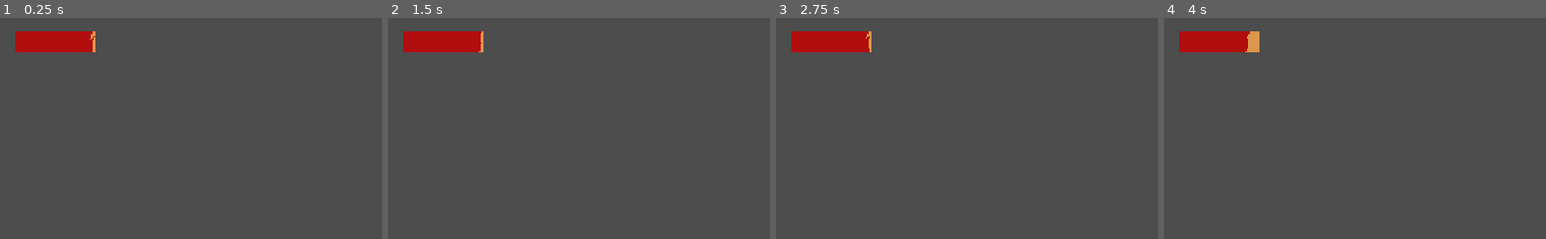
Above: before the commit, frames 1-4 (left to right).
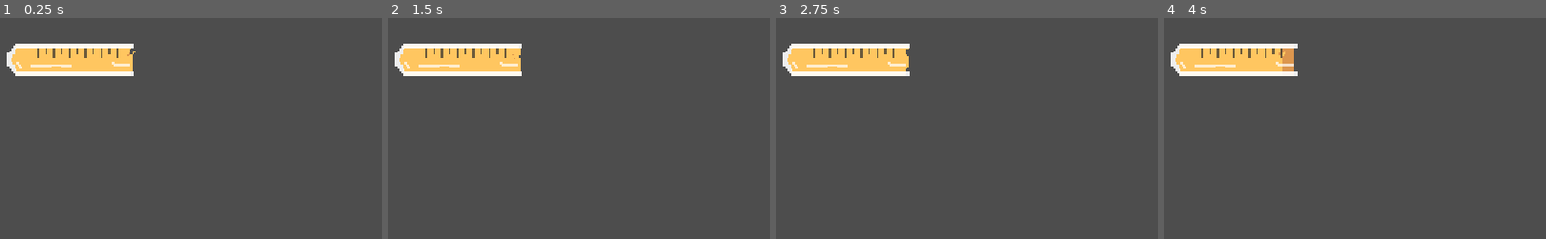
Above: after the commit, the same moments.

Repository: Yaheeha-Baheeha/rock-hard
Game: Godot game, scene res://HUD.tscn
Two runs of this game, one before a commit and one after it. Both use one fixed random seed, a clock stepped at 60 frames per second and the inputs below. This scene is started directly instead of the project's main scene.
Inputs (mouse positions are % of the whole screen's width and height, from its top left):
- Up to frame 1 (0.25 s): no input
- Up to frame 2 (1.5 s): tap Enter (ui_accept) at 0.5, 1.25 s; move the mouse to (72, 45) at 0.52 s; hold D (right) 0.53-1.25 s; hold S (crouch) 0.53-1.25 s; click (72, 45) at 0.67 s; tap Space (jump) at 0.77 s; drag from (30, 55) to (45, 70) at 1.27 s
- Up to frame 3 (2.75 s): tap R (reset) at 2 s; move the mouse to (60, 28) at 2.02 s; hold D (right) from 2.03 s (still down); hold Mouse wheel up (zoom in) from 2.03 s (still down)
- Up to frame 4 (4 s): release D (right) at 2.75 s; release Mouse wheel up (zoom in) at 2.75 s; tap Enter (ui_accept) at 2.75 s; drag from (45, 70) to (20, 35) at 2.77 s; tap R (reset) at 3.5 s; move the mouse to (80, 65) at 3.52 s; hold A (left) from 3.53 s (still down); tap V at 3.6 s; tap Space (jump) at 3.77 s
The pictures show only the part of the screen within x 0-50%, y 0-50%; the shares and areas given below are measured in that part.

The runs differ from the first frame. In frame 1, 5.9% of the frame differs, in the area x 1-36%, y 6-27%; in frame 2, 5.9%, in the area x 1-35%, y 6-27%; in frame 3, 5.9%; in frame 4, 5.8%.

Commit message:
functionable bar

Diff:
--- a/HUD.tscn
+++ b/HUD.tscn
@@ -14,6 +14,8 @@
 [ext_resource type="Texture2D" uid="uid://d3syjpqq54xyb" path="res://Textures/Bar/l1_bar-11.png" id="12_sp3je"]
 [ext_resource type="Texture2D" uid="uid://robaec37s5ut" path="res://Textures/Bar/l1_bar-12.png" id="13_6nhf2"]
 [ext_resource type="Script" uid="uid://bfww25oi7unxd" path="res://HardnessBar.gd" id="14_d5xqv"]
+[ext_resource type="Texture2D" uid="uid://b7a81ae4gt5ha" path="res://Textures/Bar/bar_overlay.png" id="15_cb8im"]
+[ext_resource type="Texture2D" uid="uid://bulna16gyu2pl" path="res://Textures/Bar/bottom.png" id="16_ptsyy"]
 
 [sub_resource type="SpriteFrames" id="SpriteFrames_2u0tw"]
 animations = [{
@@ -56,7 +58,7 @@
 }],
 "loop": 1,
 "name": &"default",
-"speed": 15.0
+"speed": 13.0
 }]
 
 [node name="Node2D" type="Node2D" unique_id=753683486]
@@ -67,15 +69,28 @@
 layout_mode = 3
 anchors_preset = 0
 offset_left = 23.0
-offset_top = 21.0
+offset_top = 38.500004
 offset_right = 145.0
-offset_bottom = 53.0
+offset_bottom = 70.5
+scale = Vector2(1.5, 1.5)
 
 [node name="L0Bar01" type="Sprite2D" parent="TextureProgressBar" unique_id=1970451918]
-position = Vector2(58, 16)
+position = Vector2(51.333332, 16)
 texture = ExtResource("1_x6is5")
 
 [node name="Progress" type="AnimatedSprite2D" parent="TextureProgressBar" unique_id=659806905]
-position = Vector2(64, 16)
+position = Vector2(64, 16.333332)
 sprite_frames = SubResource("SpriteFrames_2u0tw")
 autoplay = "default"
+
+[node name="BarOverlay" type="Sprite2D" parent="." unique_id=1691621971]
+position = Vector2(106.5, 62.500004)
+rotation = 1.5707964
+scale = Vector2(1.5, 1.5)
+texture = ExtResource("15_cb8im")
+
+[node name="Bottom" type="Sprite2D" parent="." unique_id=862800267]
+position = Vector2(107, 62.500004)
+rotation = 1.5707964
+scale = Vector2(1.5, 1.5)
+texture = ExtResource("16_ptsyy")
--- a/HardnessBar.gd
+++ b/HardnessBar.gd
@@ -8,29 +8,39 @@
 
 # We need to know where it starts and how far it needs to travel
 var start_pos_x = 0.0
-var total_width_in_pixels = 128.0 # <--- CHANGE THIS to the actual width of your texture!
+var total_width_in_pixels = 128.0
 
 func _ready():
 	# Save the exact starting position when the game launches
 	start_pos_x = progress_bar.position.x
 
 func take_damage(amount):
-	current_health -= amount
+	# Clamp keeps health strictly between 0 and your max_health
+	current_health = clamp(current_health - amount, 0.0, max_health)
 
-	# Clamp the health so it never drops below 0 (prevents it from sliding too far!)
-	current_health = max(current_health, 0)
-
-	# 1. Figure out what percentage of health is left (e.g., 50 health = 0.5)
+	# 1. Figure out what percentage of health is left
 	var health_percent = current_health / max_health
 
-	# 2. Figure out the percentage of health MISSING (e.g., 0.5)
+	# 2. Figure out the percentage of health MISSING
 	var missing_percent = 1.0 - health_percent
 
-	# 3. Move the bar left based on how much health is missing
-	progress_bar.position.x = start_pos_x - (total_width_in_pixels * missing_percent)
+	# 3. Calculate the exact pixel coordinate we WANT the bar to end up at
+	var target_position_x = start_pos_x - (total_width_in_pixels * missing_percent)
+
+	# --- NEW TWEEN CODE HERE ---
+	# Create a new Tween
+	var tween = create_tween()
+
+	# Tell the tween to animate "position:x" to our target over 0.3 seconds
+	# .set_trans() and .set_ease() make the slide feel natural (starts fast, slows down at the end)
+	tween.tween_property(progress_bar, "position:x", target_position_x, 0.3)\
+		.set_trans(Tween.TRANS_SINE)\
+		.set_ease(Tween.EASE_OUT)
 
 	print("Health is now: ", current_health)
 
 func _input(event):
 	if event.is_action_pressed("left"):
 		take_damage(10)
+	elif event.is_action_pressed("right"):
+		take_damage(-10)
Binary file added: Textures/Bar/bar_overlay.png
Not shown, added: Textures/Bar/bar_overlay.png.import
Binary file added: Textures/Bar/bottom.png
Not shown, added: Textures/Bar/bottom.png.import
Binary file changed: Textures/Bar/l1_bar-01.png
Binary file changed: Textures/Bar/l1_bar-02.png
Binary file changed: Textures/Bar/l1_bar-03.png
Binary file changed: Textures/Bar/l1_bar-04.png
Binary file changed: Textures/Bar/l1_bar-05.png
Binary file changed: Textures/Bar/l1_bar-06.png
Binary file changed: Textures/Bar/l1_bar-07.png
Binary file changed: Textures/Bar/l1_bar-08.png
(and 4 more such lines)
